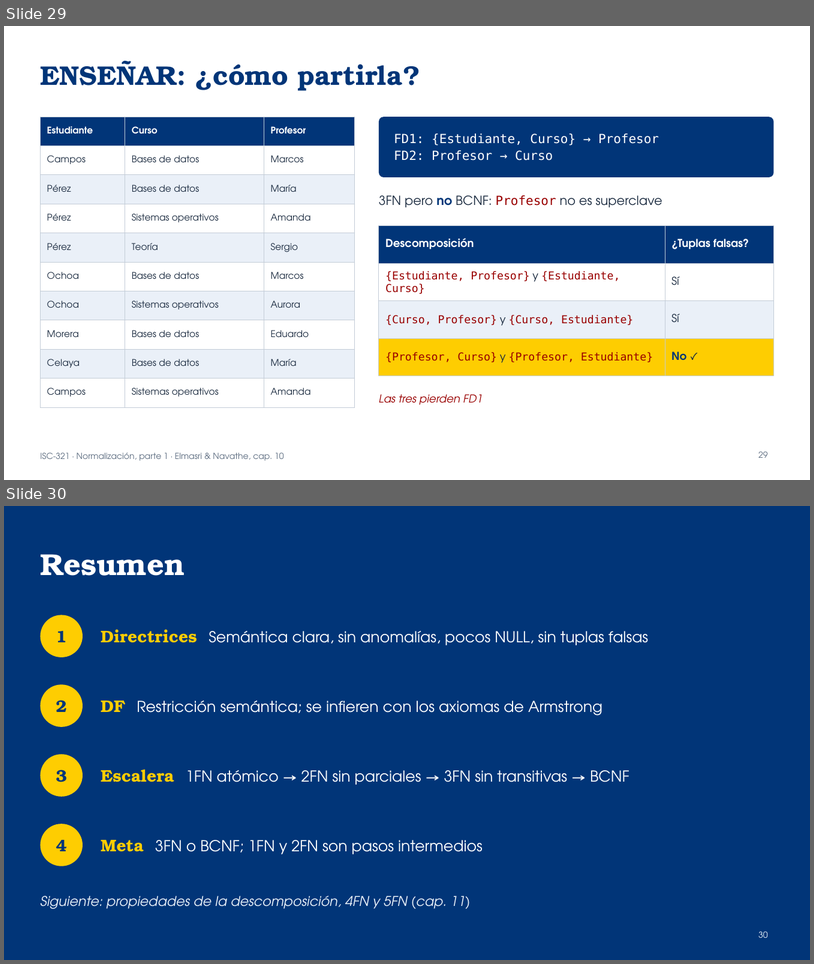
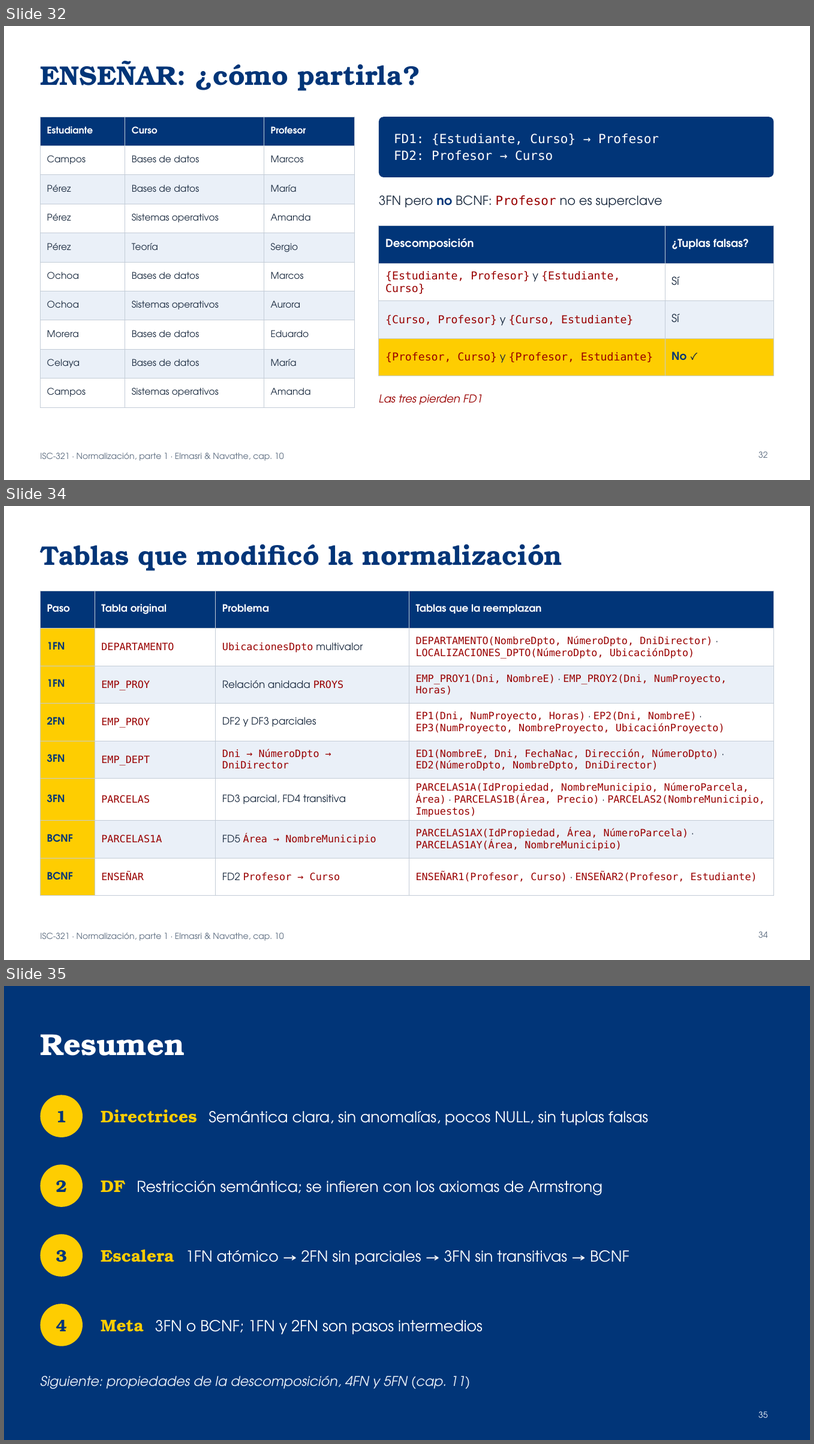
Before and after one commit to ISCODIGO/iscodigo.github.io, a slide deck: isc-321/unidad-3/normalizacion.pptx. Shown one above the other, each under a label of ours: slides 29 and 30 before the commit, slides 32, 34 and 35 after it; the slides between them are not shown. The pictures are 814x964 and 814x1444 pixels, drawn with LibreOffice and Linux fonts; fonts in the diff are those of the drawing. Boxes give left, top, right and bottom in pixels: in the first picture for what was removed or moved away, otherwise in the second. Text is boxed around its words. In the diff, an @@ line names an element or a change of style, - is before the commit and + after.

```diff
--- a/isc-321/unidad-3/normalizacion.pptx
+++ b/isc-321/unidad-3/normalizacion.pptx
@@ slide 34 added at (4,506,810,960), background #FFFFFF; not listed: 1 template element that a slide beside it also shows @@
@@ title added at (40,544,563,571), 32 pt, text #013578, bold @@
+Tablas que modificó la normalización
@@ table added at (40,591,774,884), 8 rows, 4 columns @@
+Paso | Tabla original | Problema | Tablas que la reemplazan
+1FN | DEPARTAMENTO | UbicacionesDpto multivalor | DEPARTAMENTO(NombreDpto, NúmeroDpto, DniDirector) · LOCALIZACIONES_DPTO(NúmeroDpto, UbicaciónDpto)
+1FN | EMP_PROY | Relación anidada PROYS | EMP_PROY1(Dni, NombreE) · EMP_PROY2(Dni, NumProyecto, Horas)
+2FN | EMP_PROY | DF2 y DF3 parciales | EP1(Dni, NumProyecto, Horas) · EP2(Dni, NombreE) · EP3(NumProyecto, NombreProyecto, UbicaciónProyecto)
+3FN | EMP_DEPT | Dni → NúmeroDpto → DniDirector | ED1(NombreE, Dni, FechaNac, Dirección, NúmeroDpto) · ED2(NúmeroDpto, NombreDpto, DniDirector)
+3FN | PARCELAS | FD3 parcial, FD4 transitiva | PARCELAS1A(IdPropiedad, NombreMunicipio, NúmeroParcela, Área) · PARCELAS1B(Área, Precio) · PARCELAS2(NombreMunicipio, Impuestos)
+BCNF | PARCELAS1A | FD5 Área → NombreMunicipio | PARCELAS1AX(IdPropiedad, Área, NúmeroParcela) · PARCELAS1AY(Área, NombreMunicipio)
+BCNF | ENSEÑAR | FD2 Profesor → Curso | ENSEÑAR1(Profesor, Curso) · ENSEÑAR2(Profesor, Estudiante)
@@ page number added at (759,931,768,937), 10 pt, text #5B6B7F @@
+34
@@ what was slide 29 is now slide 32 @@
@@ page number at (759,451,768,457): text changed @@
-29
+32
@@ what was slide 30 is now slide 35 @@
@@ page number at (759,1411,768,1417): text changed @@
-30
+35
```
Also in this commit, not shown: 4 other slides added, 1 other file.
